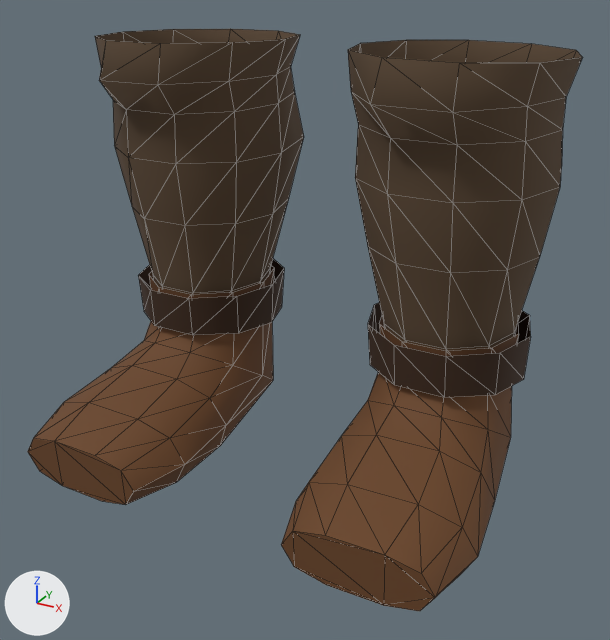
The glTF model assets/models/gear/f_shoes_d.glb as it was, and as the next commit left it.
Both versions are drawn from a 50 mm camera at (0.347, -0.667, 0.445) aimed at (0.014, -0.061, 0.142). Lighting does not change. The marker at lower left points along +X, +Y and +Z. The older version comes first. Mesh edges are drawn as thin lines. Vertices at exactly the same position are counted once.

In view in the first picture: 'PantsShin', 'ShoeTop', 'Shoes'.
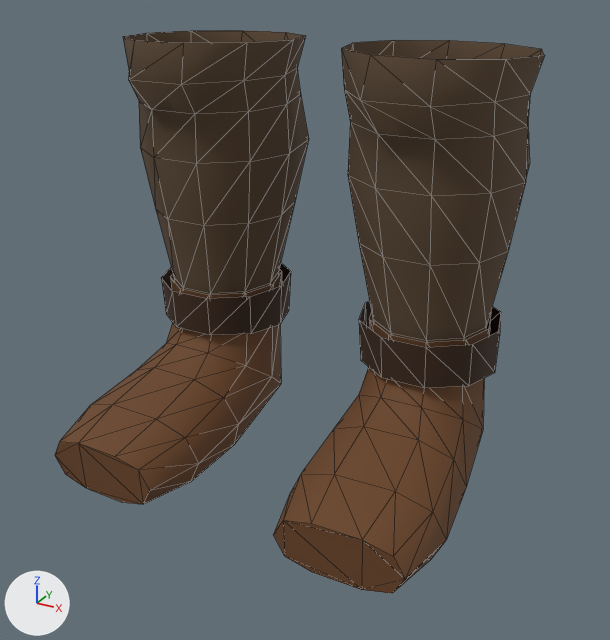
The change, as JSON lines over the scene's bpy script:
```json
{"block": "me_pantsshin", "where": "# used by ob_pantsshin; location = (0.0, 0.0, 0.0)"}
{"op": "remove", "block": "me_pantsshin", "code": "me_pantsshin.from_pydata(...)  # 140 vertices, 240 faces; spans x -0.215..0.215, y -0.11..0.11, z 0.099..0.376"}
{"op": "add", "block": "me_pantsshin", "code": "me_pantsshin.from_pydata(...)  # 140 vertices, 240 faces; spans x -0.187..0.187, y -0.098..0.097, z 0.099..0.376"}
{"block": "me_pantsshin", "change": "me_pantsshin part 1: the loose piece of 70 vertices spanning x 0.036..0.215, y -0.11..0.11, z 0.099..0.376 is scaled about its middle by (0.885, 0.885, 1), then moved by (-0.018, 0.0, 0.0)"}
{"block": "me_pantsshin", "change": "me_pantsshin part 2: the loose piece of 70 vertices spanning x -0.215..-0.036, y -0.11..0.11, z 0.099..0.376 is scaled about its middle by (0.885, 0.885, 1), then moved by (0.018, 0.0, 0.0)"}
{"block": "me_shoes", "where": "# used by ob_shoes; location = (0.0, 0.0, 0.0)"}
{"op": "remove", "block": "me_shoes", "code": "me_shoes.from_pydata(...)  # 120 vertices, 216 faces; spans x -0.213..0.213, y -0.208..0.062, z -0.016..0.144"}
{"op": "add", "block": "me_shoes", "code": "me_shoes.from_pydata(...)  # 120 vertices, 216 faces; spans x -0.185..0.185, y -0.201..0.055, z -0.016..0.144"}
{"block": "me_shoes", "change": "me_shoes part 3: 60 of 120 vertices moved; they spanned x 0.057..0.213, y -0.208..0.062, z -0.016..0.144 and now span x 0.047..0.185, y -0.201..0.055, z -0.016..0.144; mean shift (-0.018, 0.004, 0.0); largest move (0.213, -0.15, 0.022) -> (0.185, -0.142, 0.022)"}
{"block": "me_shoes", "change": "me_shoes part 4: 60 of 120 vertices moved; they spanned x -0.213..-0.057, y -0.208..0.062, z -0.016..0.144 and now span x -0.185..-0.047, y -0.201..0.055, z -0.016..0.144; mean shift (0.018, 0.004, 0.0); largest move (-0.213, -0.15, 0.022) -> (-0.185, -0.142, 0.022)"}
{"block": "me_shoetop", "where": "# used by ob_shoetop; location = (0.0, 0.0, 0.0)"}
{"op": "remove", "block": "me_shoetop", "code": "me_shoetop.from_pydata(...)  # 40 vertices, 40 faces; spans x -0.2..0.2, y -0.072..0.072, z 0.099..0.144"}
{"op": "add", "block": "me_shoetop", "code": "me_shoetop.from_pydata(...)  # 40 vertices, 40 faces; spans x -0.174..0.174, y -0.064..0.064, z 0.099..0.144"}
{"block": "me_shoetop", "change": "me_shoetop part 5: the loose piece of 20 vertices spanning x 0.055..0.2, y -0.072..0.072, z 0.099..0.144 is scaled about its middle by (0.885, 0.887, 1), then moved by (-0.018, 0.0, 0.0)"}
{"block": "me_shoetop", "change": "me_shoetop part 6: the loose piece of 20 vertices spanning x -0.2..-0.055, y -0.072..0.072, z 0.099..0.144 is scaled about its middle by (0.885, 0.887, 1), then moved by (0.018, 0.0, 0.0)"}
```

Location of each change, [x1, y1, x2, y2] in pixels of the pictures (610 x 640 px; the box of a moved part takes in the faces that stretch with it):
```json
{"object": "PantsShin", "change": "reshaped", "before": [95, 29, 582, 351], "after": [123, 30, 544, 342], "on screen": "14% narrower"}
{"object": "Shoes", "change": "reshaped", "before": [28, 266, 519, 611], "after": [55, 269, 491, 594], "on screen": "11% narrower"}
{"object": "ShoeTop", "change": "reshaped", "before": [138, 259, 531, 397], "after": [161, 263, 501, 388], "on screen": "13% narrower, 9% shorter"}
{"part": 1, "of": "me_pantsshin", "change": "moved or reshaped", "before": [348, 40, 582, 351], "after": [341, 40, 544, 342]}
{"part": 2, "of": "me_pantsshin", "change": "moved or reshaped", "before": [95, 29, 304, 295], "after": [123, 30, 309, 295]}
{"part": 3, "of": "me_shoes", "change": "moved or reshaped", "before": [281, 317, 519, 611], "after": [273, 312, 491, 594]}
{"part": 4, "of": "me_shoes", "change": "moved or reshaped", "before": [28, 266, 274, 505], "after": [55, 269, 282, 505]}
{"part": 5, "of": "me_shoetop", "change": "moved or reshaped", "before": [368, 303, 531, 397], "after": [359, 301, 501, 388]}
{"part": 6, "of": "me_shoetop", "change": "moved or reshaped", "before": [138, 259, 284, 335], "after": [161, 263, 291, 335]}
```
